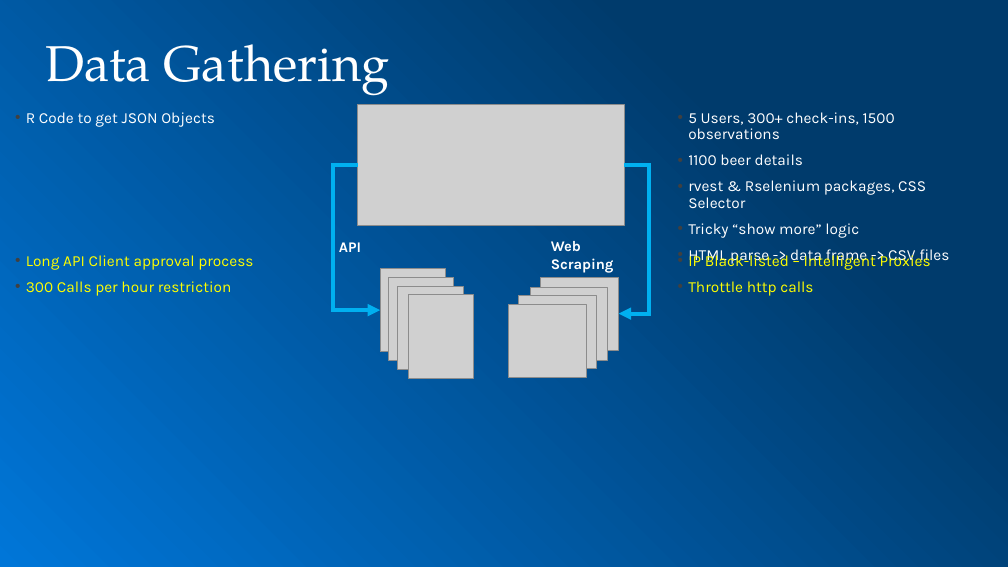
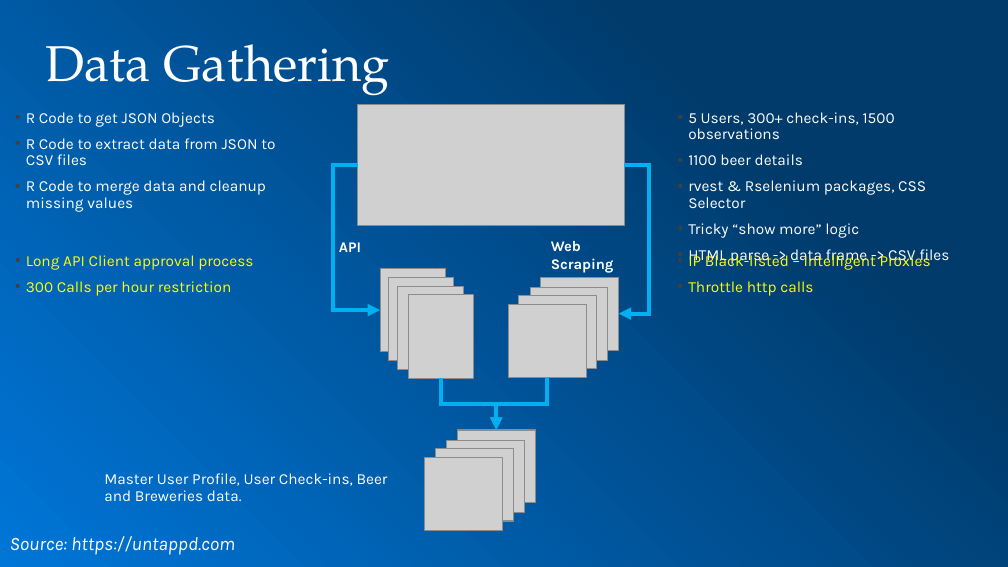
Before and after one commit to toadies/MSDS_CaseStudy2, a slide deck: slide 6 of presentation/MSDS 6306 Case Study 2.pptx. Drawn at 1008x567 pixels with LibreOffice and Linux fonts; fonts in the diff are those of the drawing; grey boxes stand for pictures; background and template pictures are left out. Boxes give left, top, right and bottom in pixels: in the first picture for what was removed or moved away, otherwise in the second. Text is boxed around its words. In the diff, an @@ line names an element or a change of style, - is before the commit and + after.

Commit message:
Changes to presentation.

```diff
--- a/presentation/MSDS 6306 Case Study 2.pptx
+++ b/presentation/MSDS 6306 Case Study 2.pptx
@@ text at bbox=[26, 138, 275, 212]: paragraphs added @@
+• R Code to extract data from JSON to CSV files
+• R Code to merge data and cleanup missing values
@@ elbow arrow added from (440, 378) to (496, 430), #00B0F0 3 pt @@
@@ elbow arrow added from (547, 378) to (496, 430), #00B0F0 3 pt @@
@@ text added at bbox=[104, 473, 388, 501], 11 pt, text #FFFFFF @@
+Master User Profile, User Check-ins, Beer and Breweries data.
@@ group added at bbox=[425, 430, 535, 530]: 4 pictures @@
@@ text added at bbox=[10, 536, 235, 555], 13.5 pt, text #FFFFFF, italic @@
+Source: https://untappd.com
```
Also in this commit, not shown: 2 other slides changed, 1 other file.
